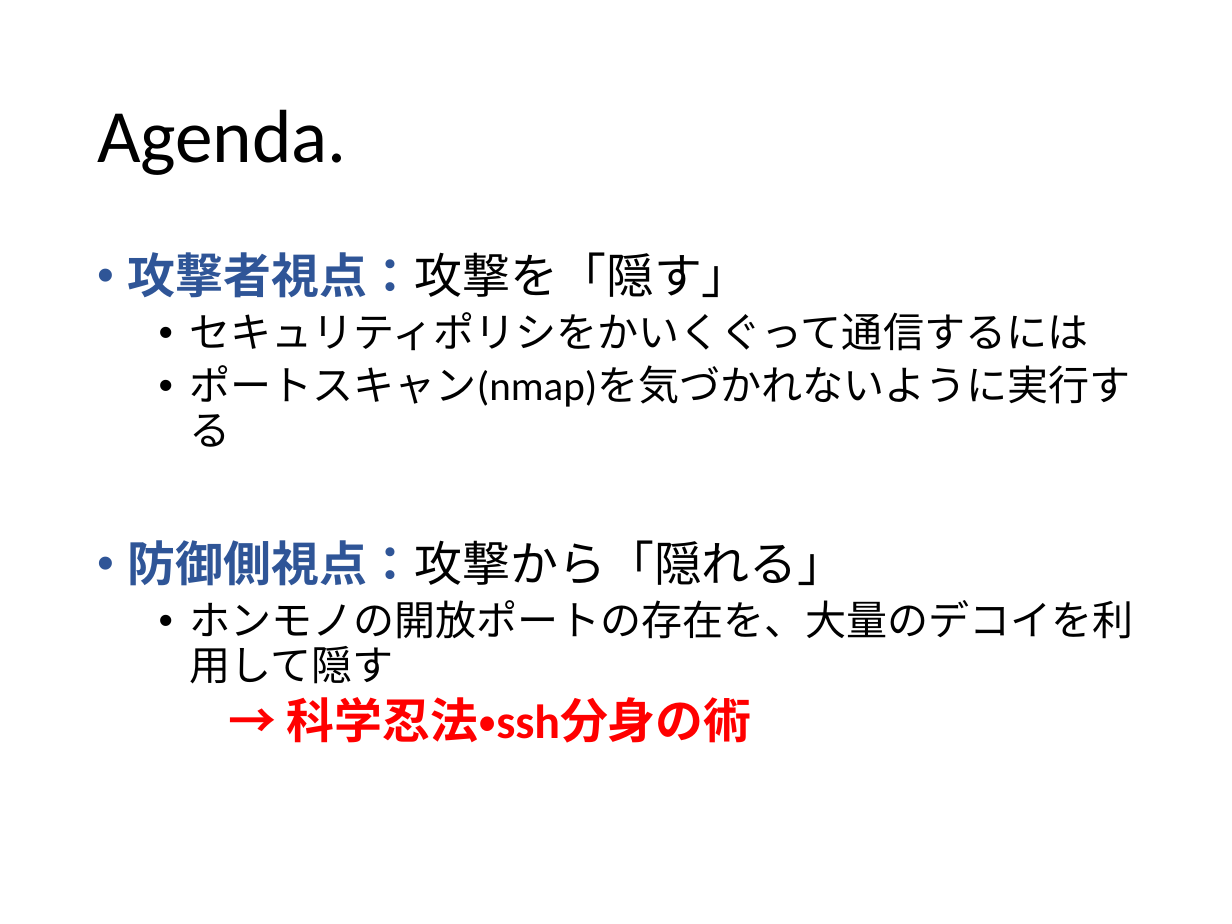
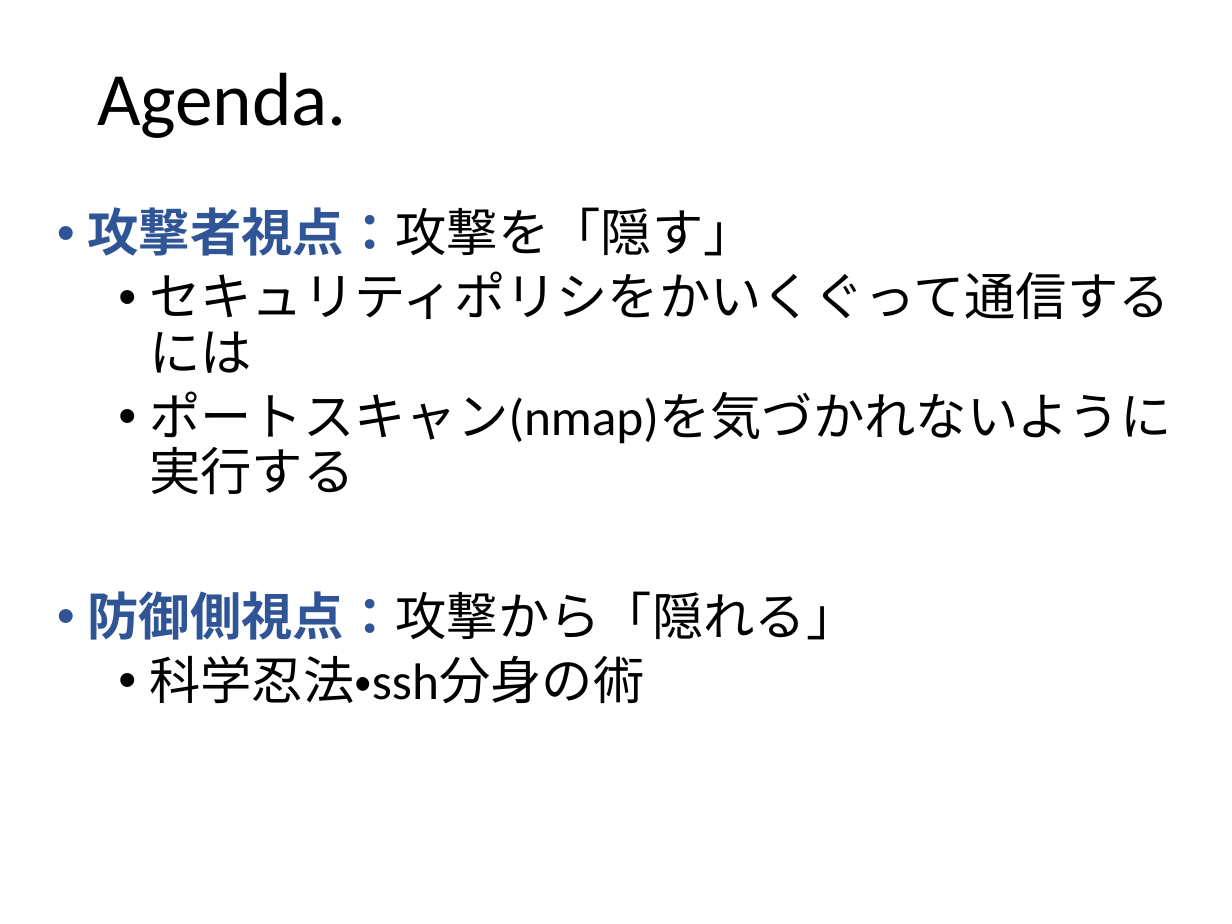
Before and after one commit to ozuma/sumida_sec, a slide deck: slide 3 of 2015-no.2/ppt/00_ozuma.pptx. Drawn at 1232x924 pixels with LibreOffice and Linux fonts; fonts in the diff are those of the drawing. Boxes give left, top, right and bottom in pixels: in the first picture for what was removed or moved away, otherwise in the second. Text is boxed around its words. In the diff, an @@ line names an element or a change of style, - is before the commit and + after.

```diff
--- a/2015-no.2/ppt/00_ozuma.pptx
+++ b/2015-no.2/ppt/00_ozuma.pptx
@@ title "Agenda.": place and size @@
-title "Agenda." at box(97, 109, 347, 175)
+title "Agenda." at box(97, 72, 347, 138)
@@ text "攻撃者視点：攻撃を「隠す」": place and size @@
-text "攻撃者視点：攻撃を「隠す」" at box(128, 252, 1134, 743)
+text "攻撃者視点：攻撃を「隠す」" at box(88, 207, 1171, 704)
@@ text at box(88, 207, 1171, 640): size 28 to 30 pt in "攻撃者視点：攻撃を「隠す」", "防御側視点：攻撃から「隠れる」"; size 24 to 30 pt in "セキュリティポリシをかいくぐって通信するには", "ポートスキャン(nmap)を気づかれないように実行する" @@
@@ text at box(149, 656, 644, 704): text changed; size 24 to 30 pt @@
-  • ホンモノの開放ポートの存在を、大量のデコイを利用して隠す
-  → 科学忍法・ssh分身の術
+  • 科学忍法・ssh分身の術
```
Also in this commit, not shown: 6 other slides changed, 6 slides added, 1 other file.
